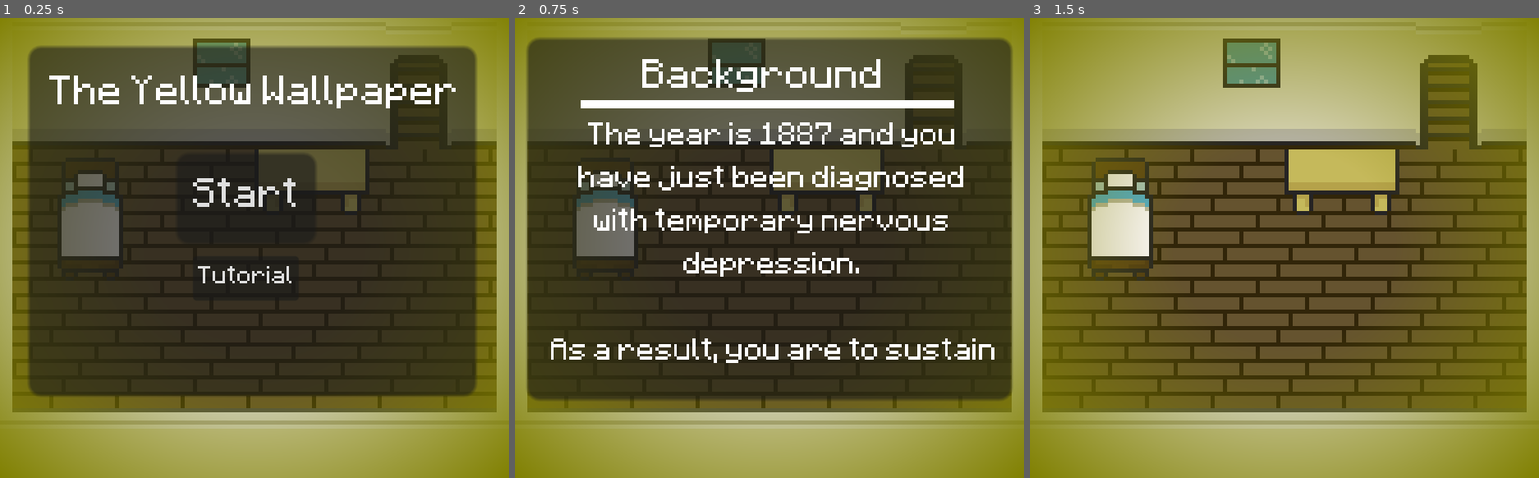
Above: before the commit, frames 1-3 (left to right).
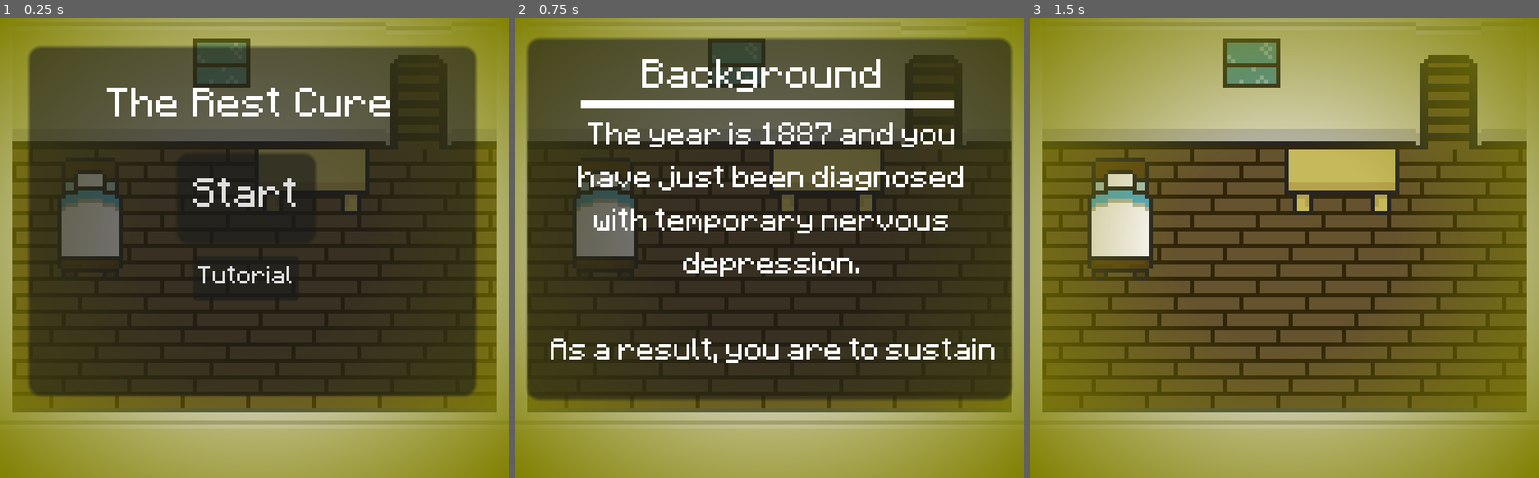
Above: after the commit, the same moments.

Repository: starexplorer21/yellow-wallpaper
Game: Godot game, scene res://main.tscn
Two runs of this game, one before a commit and one after it. Both use one fixed random seed, a clock stepped at 60 frames per second and the inputs below. Sound files missing from this copy of the repository are replaced by a short silence.
Inputs:
- Up to frame 1 (0.25 s): no input
- Up to frame 2 (0.75 s): click "Start" at 0.5 s
- Up to frame 3 (1.5 s): tap Enter at 1.25 s; hold D (right) from 1.28 s (still down); tap Space (interact) at 1.35 s

The runs differ from the first frame. In frame 1, 2.2% of the frame differs, in the area x 9-90%, y 12-22%; in frame 2, nothing differs; in frame 3, nothing differs.
Error before the commit: Invalid assignment of property or key 'visible' with value of type 'Nil' on a base object of type 'Button'. (res://StartScreen.gd:17)
Error after the commit: Invalid assignment of property or key 'visible' with value of type 'Nil' on a base object of type 'Button'. (res://StartScreen.gd:20)

Commit message:
Added various details to make it a better experience

Diff:
--- a/GameManager.gd
+++ b/GameManager.gd
@@ -1,7 +1,7 @@
 extends Node2D
 
 # make constants
-var aggression
+var aggression = 1
 var turn_count
 var last_caught
 var insanity
@@ -10,6 +10,17 @@
 var energy
 var door_timer
 var aggression_timer
+
+var being_caught
+var not_playing = false
+var whisper_timer = 0
+
+var door_sound = load("res://assets/door.mp3")
+var write_sound = load("res://assets/write.mp3")
+var window_open_sound = load("res://assets/window_open.mp3")
+var window_close_sound = load("res://assets/window_close.mp3")
+var bed_sound = load("res://assets/bed.mp3")
+var wake_sound = load("res://assets/wake.mp3")
 
 # rng
 var rng = RandomNumberGenerator.new()
@@ -45,10 +56,26 @@
 	$ColorRect.material.set_shader_parameter("outer_radius", 1.4)
 	$ColorRect.material.set_shader_parameter("alpha", 0.3)
 	$EnergyBar.value = energy
-
+	not_playing = true
+	whisper_timer = 0
+	being_caught = false
 
 # Called every frame. 'delta' is the elapsed time since the previous frame.
 func _process(delta):
+	pass
+
+func _physics_process(delta):
+	print(whisper_timer)
+	if not_playing && whisper_timer > (10-aggression) * 100:
+		var roll = rng.randf()
+		if !being_caught and roll < aggression / 100.0:
+			$WhisperPlayer.volume_db = -20 + aggression
+			$WhisperPlayer.play()
+			not_playing = false
+			whisper_timer = 0
+			print(whisper_timer)
+
+
 	if Input.is_action_just_pressed("interact"):
 		print("interacting")
 		if curobj == "desk":
@@ -58,7 +85,10 @@
 		elif curobj == "door":
 			await door()
 		elif curobj == "bed":
-			await end_turn()
+			await bed()
+
+	if not_playing:
+		whisper_timer += 1
 
 func write():
 	var roll = rng.randi_range(0, 100)
@@ -73,6 +103,9 @@
 	if roll > threshold:
 		insanity = max(0, insanity - 20)
 		print(insanity)
+		$EffectsPlayer.volume_db = 5
+		$EffectsPlayer.stream = write_sound
+		$EffectsPlayer.play(6)
 	else:
 		aggression += 2
 		await discovered()
@@ -91,6 +124,9 @@
 	if roll > threshold:
 		insanity = 0
 		print(insanity)
+		$EffectsPlayer.volume_db = -15
+		$EffectsPlayer.stream = door_sound
+		$EffectsPlayer.play(2)
 	else:
 		aggression += 10
 		await discovered()
@@ -108,14 +144,27 @@
 	if roll > threshold:
 		window_open = !window_open
 		if window_open:
+			$EffectsPlayer.volume_db = 5
+			$EffectsPlayer.stream = window_open_sound
+			$EffectsPlayer.play(3)
 			$Interact/Label.text = "Close Window"
 		else:
+			$EffectsPlayer.volume_db = -5
+			$EffectsPlayer.stream = window_close_sound
+			$EffectsPlayer.play(1.2)
 			$Interact/Label.text = "Open Window"
 		print(insanity)
 	else:
 		aggression += 1
 		await discovered()
 		await end_turn()
+
+func bed():
+	# bed audio es muy malo
+	#$EffectsPlayer.volume_db = 5
+	#$EffectsPlayer.stream = bed_sound
+	#$EffectsPlayer.play(4)
+	end_turn()
 
 func end_turn():
 	print("end turn")
@@ -184,16 +233,20 @@
 		return
 
 	# show the end day thing
+	$EffectsPlayer.stream = wake_sound
+	$EffectsPlayer.volume_db = -20
+	$EffectsPlayer.play()
 	turn_count += 1
 	$DayEnd.visible = true
 	$Player.position = Vector2(0, 0)
 	$Player.can_move = false
-	await get_tree().create_timer(1.0).timeout
+	await get_tree().create_timer(3.0).timeout
 	$Player.can_move = true
 	$DayEnd.visible = false
 	print(turn_count)
 	# change vignette:
 	$ColorRect.material.set_shader_parameter("alpha", insanity/100)
+	being_caught = false
 
 func lose():
 	$LoseScreen.visible = true
@@ -207,14 +260,22 @@
 
 
 func discovered():
+	being_caught = true
 	last_caught = 1
 	$Discovered.visible = true
+	$EnergyBar.visible = false
 	window_open = false
 	$Player.position = Vector2(0, 0)
 	$Player.can_move = false
-	await get_tree().create_timer(1.0).timeout
+	$EffectsPlayer.stream = door_sound
+	$EffectsPlayer.volume_db = -15
+	$EffectsPlayer.play(2)
+	$WhisperPlayer.stop()
+	not_playing = true
+	await get_tree().create_timer(2.0).timeout
 	$Player.can_move = true
 	$Discovered.visible = false
+	$EnergyBar.visible = true
 
 func _on_desk_interact_body_entered(body):
 	if body.name == "Player":
@@ -273,6 +334,14 @@
 		$Interact.visible = false
 		curobj = "none"
 
-
+# restart script
 func _on_button_pressed():
 	init_game()
+
+
+func _on_background_finished():
+	$Background.play(0.0)
+
+
+func _on_whisper_player_finished():
+	not_playing = true
--- a/StartScreen.gd
+++ b/StartScreen.gd
@@ -6,6 +6,9 @@
 
 # check to see if we've seen tutorial
 var seen_tutorial
+
+var rng = RandomNumberGenerator.new()
+var flicker_timer = 0
 
 # Called when the node enters the scene tree for the first time.
 func _ready():
@@ -44,6 +47,14 @@
 
 # Called every frame. 'delta' is the elapsed time since the previous frame.
 func _physics_process(delta):
+	if rng.randf() > 0.90 and !background_open and flicker_timer > 100:
+		$Title/GlitchText.text = "BEST"
+		$Title/GlitchText.modulate = Color(1,0,0,1)
+		await get_tree().create_timer(0.125).timeout
+		$Title/GlitchText.text = "Rest"
+		$Title/GlitchText.modulate = Color(1,1,1,1)
+		flicker_timer = 0
+
 	if background_open:
 		if Input.is_action_just_pressed("interact"):
 			$Background.visible = false
@@ -57,6 +68,7 @@
 		# I should write a stop, i'm also lazy.
 		timer+=1
 
+	flicker_timer += 1
 
 
 func _on_button_pressed():
--- /dev/null
+++ b/glitch.gdshader
@@ -0,0 +1,14 @@
+shader_type canvas_item;
+
+void vertex() {
+	// Called for every vertex the material is visible on.
+}
+
+void fragment() {
+	vec4 disp = texture(displace, SCREEN_UV * dispSize)
+}
+
+//void light() {
+	// Called for every pixel for every light affecting the CanvasItem.
+	// Uncomment to replace the default light processing function with this one.
+//}
--- a/main.tscn
+++ b/main.tscn
@@ -16,6 +16,8 @@
 [ext_resource type="LabelSettings" uid="uid://ck5tr8k1qs73p" path="res://minecraft.tres" id="13_v3ova"]
 [ext_resource type="Script" path="res://tutorial.gd" id="15_8f2b0"]
 [ext_resource type="Texture2D" uid="uid://b2c8uw75na33t" path="res://assets/arrow.png" id="16_bkhp1"]
+[ext_resource type="AudioStream" uid="uid://coh6kdfd2hmmt" path="res://assets/Background.mp3" id="17_fdp5o"]
+[ext_resource type="AudioStream" uid="uid://exobtrn1cicb" path="res://assets/whisper1.mp3" id="18_0ddiv"]
 
 [sub_resource type="TileSetAtlasSource" id="TileSetAtlasSource_agdyp"]
 texture = ExtResource("1_nlnev")
@@ -747,6 +749,7 @@
 [sub_resource type="LabelSettings" id="LabelSettings_omvrt"]
 font = ExtResource("10_vkkvd")
 font_size = 8
+font_color = Color(1, 0, 0, 1)
 
 [sub_resource type="Gradient" id="Gradient_7110u"]
 offsets = PackedFloat32Array(0, 0.776224, 1)
@@ -909,12 +912,12 @@
 offset_right = 40.0
 offset_bottom = 40.0
 
-[node name="Panel" type="Panel" parent="Discovered"]
-layout_mode = 0
-offset_left = 1.0
-offset_top = 16.0
-offset_right = 127.0
+[node name="ColorRect" type="ColorRect" parent="Discovered"]
+layout_mode = 0
+offset_top = 15.0
+offset_right = 128.0
 offset_bottom = 129.0
+color = Color(0, 0, 0, 1)
 
 [node name="Label" type="Label" parent="Discovered"]
 layout_mode = 0
@@ -1052,12 +1055,13 @@
 [node name="Label" type="Label" parent="StartScreen/Title"]
 texture_filter = 1
 layout_mode = 0
-offset_left = 14.0
-offset_top = 29.0
-offset_right = 114.0
-offset_bottom = 52.0
-text = "The Yellow Wallpaper"
+offset_left = 13.0
+offset_top = 32.0
+offset_right = 113.0
+offset_bottom = 55.0
+text = "The              Cure"
 label_settings = ExtResource("13_v3ova")
+horizontal_alignment = 1
 
 [node name="Start" type="Button" parent="StartScreen/Title"]
 layout_mode = 0
@@ -1087,6 +1091,15 @@
 scale = Vector2(0.3, 0.3)
 theme = SubResource("Theme_h8aap")
 text = "Tutorial"
+
+[node name="GlitchText" type="Label" parent="StartScreen/Title"]
+layout_mode = 0
+offset_left = 49.0
+offset_top = 32.0
+offset_right = 89.0
+offset_bottom = 55.0
+text = "Rest"
+label_settings = ExtResource("13_v3ova")
 
 [node name="Background" type="Control" parent="StartScreen"]
 visible = false
@@ -1375,6 +1388,18 @@
  If you'd like to view the tutorial again, a button will appear on the start screen in the future. "
 label_settings = ExtResource("13_v3ova")
 autowrap_mode = 3
+
+[node name="EffectsPlayer" type="AudioStreamPlayer" parent="."]
+volume_db = 10.0
+
+[node name="Background" type="AudioStreamPlayer" parent="."]
+stream = ExtResource("17_fdp5o")
+volume_db = -18.0
+autoplay = true
+
+[node name="WhisperPlayer" type="AudioStreamPlayer" parent="."]
+stream = ExtResource("18_0ddiv")
+volume_db = -10.0
 
 [connection signal="body_entered" from="DeskInteract" to="." method="_on_desk_interact_body_entered"]
 [connection signal="body_exited" from="DeskInteract" to="." method="_on_desk_interact_body_exited"]
@@ -1391,3 +1416,5 @@
 [connection signal="pressed" from="StartScreen/Title/tutorial" to="StartScreen" method="_on_tutorial_pressed"]
 [connection signal="pressed" from="StartScreen/Tutorial/Right" to="StartScreen/Tutorial" method="_on_right_pressed"]
 [connection signal="pressed" from="StartScreen/Tutorial/Left" to="StartScreen/Tutorial" method="_on_left_pressed"]
+[connection signal="finished" from="Background" to="." method="_on_background_finished"]
+[connection signal="finished" from="WhisperPlayer" to="." method="_on_whisper_player_finished"]
Not shown, added: assets/Background.mp3.import
Not shown, added: assets/bed.mp3.import
Not shown, added: assets/door.mp3.import
Not shown, added: assets/wake.mp3.import
Not shown, added: assets/whisper1.mp3.import
Not shown, added: assets/window_close.mp3.import
Not shown, added: assets/window_open.mp3.import
Not shown, added: assets/write.mp3.import
Not shown: 1 places in main.tscn that only renumber resources
Not shown, changed: GameV1/Gamev1.exe
Not shown, removed: GameV1/Gamev1.pck
Not shown, removed: GameV1/rcedit-x86.exe
(and 8 more such lines)
